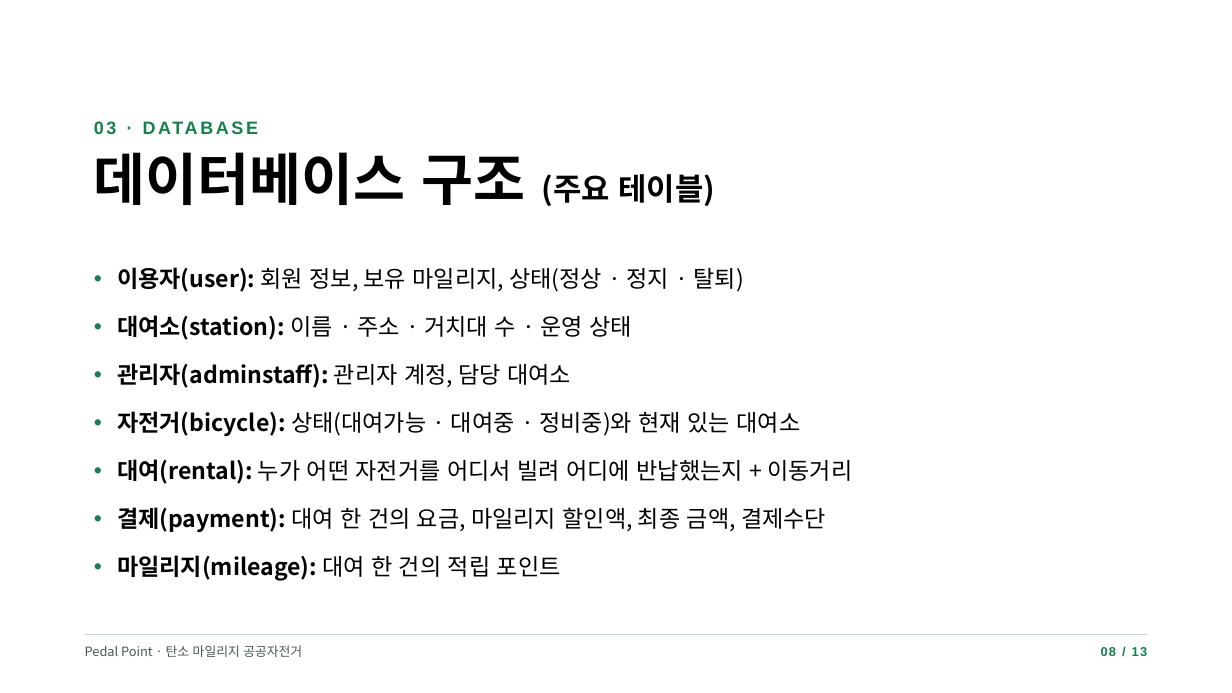
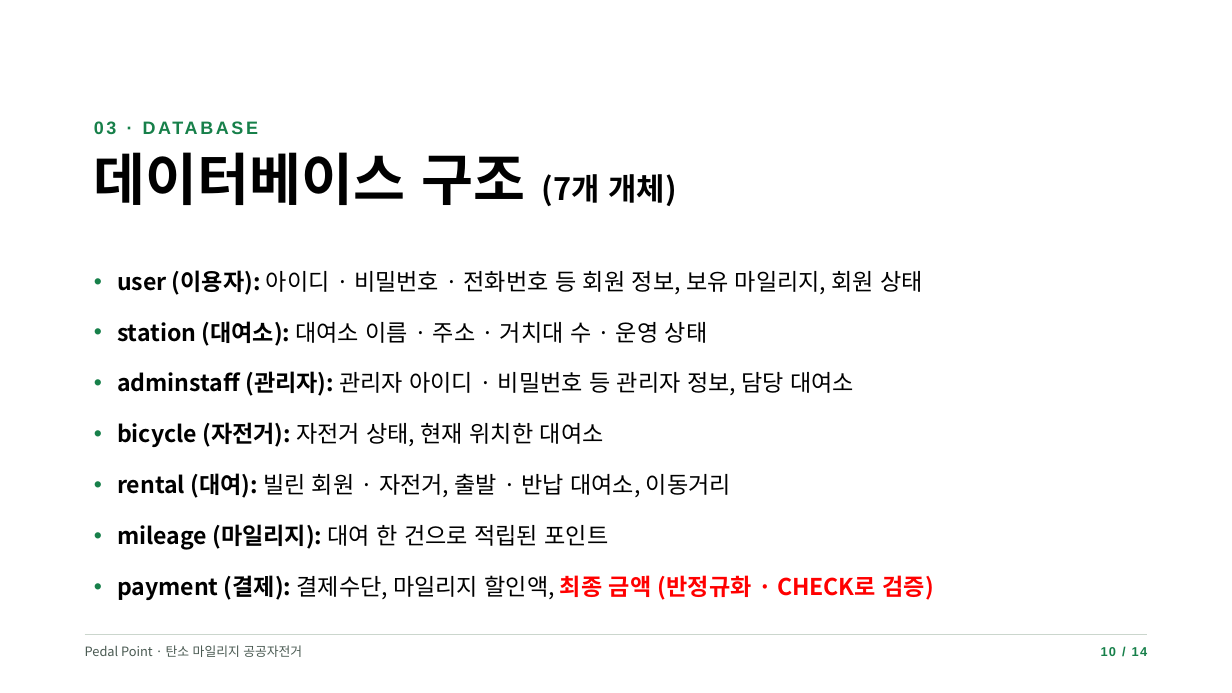
Before and after one commit to huny4daniel/pedal-point, a slide deck: slide 10 of docs/데이터베이스 최종 발표 5조.pptx (slide 8 before the commit). Drawn at 1232x693 pixels with LibreOffice and Linux fonts; fonts in the diff are those of the drawing. Boxes give left, top, right and bottom in pixels: in the first picture for what was removed or moved away, otherwise in the second. Text is boxed around its words. In the diff, an @@ line names an element or a change of style, - is before the commit and + after.

Commit message:
발표 자료 정리
- 개발 계획 발표 자료 파일명 변경
- 최종 발표 자료 갱신

```diff
--- a/docs/데이터베이스 최종 발표 5조.pptx
+++ b/docs/데이터베이스 최종 발표 5조.pptx
@@ title at box(94, 152, 676, 206): text changed @@
-데이터베이스 구조 (주요 테이블)
+데이터베이스 구조 (7개 개체)
@@ text at box(117, 270, 934, 600): text changed @@
-• 이용자(user): 회원 정보, 보유 마일리지, 상태(정상 · 정지 · 탈퇴)
-• 대여소(station): 이름 · 주소 · 거치대 수 · 운영 상태
-• 관리자(adminstaff): 관리자 계정, 담당 대여소
-• 자전거(bicycle): 상태(대여가능 · 대여중 · 정비중)와 현재 있는 대여소
-• 대여(rental): 누가 어떤 자전거를 어디서 빌려 어디에 반납했는지 + 이동거리
-• 결제(payment): 대여 한 건의 요금, 마일리지 할인액, 최종 금액, 결제수단
-• 마일리지(mileage): 대여 한 건의 적립 포인트
+• user (이용자): 아이디 · 비밀번호 · 전화번호 등 회원 정보, 보유 마일리지, 회원 상태
+• station (대여소): 대여소 이름 · 주소 · 거치대 수 · 운영 상태
+• adminstaff (관리자): 관리자 아이디 · 비밀번호 등 관리자 정보, 담당 대여소
+• bicycle (자전거): 자전거 상태, 현재 위치한 대여소
+• rental (대여): 빌린 회원 · 자전거, 출발 · 반납 대여소, 이동거리
+• mileage (마일리지): 대여 한 건으로 적립된 포인트
+• payment (결제): 결제수단, 마일리지 할인액, 최종 금액 (반정규화 · CHECK로 검증)
@@ text at box(1101, 647, 1148, 656): text changed @@
-08 / 13
+10 / 14
```
Also in this commit, not shown: 7 other slides changed, 4 slides added, 2 slides removed, 2 other files.
